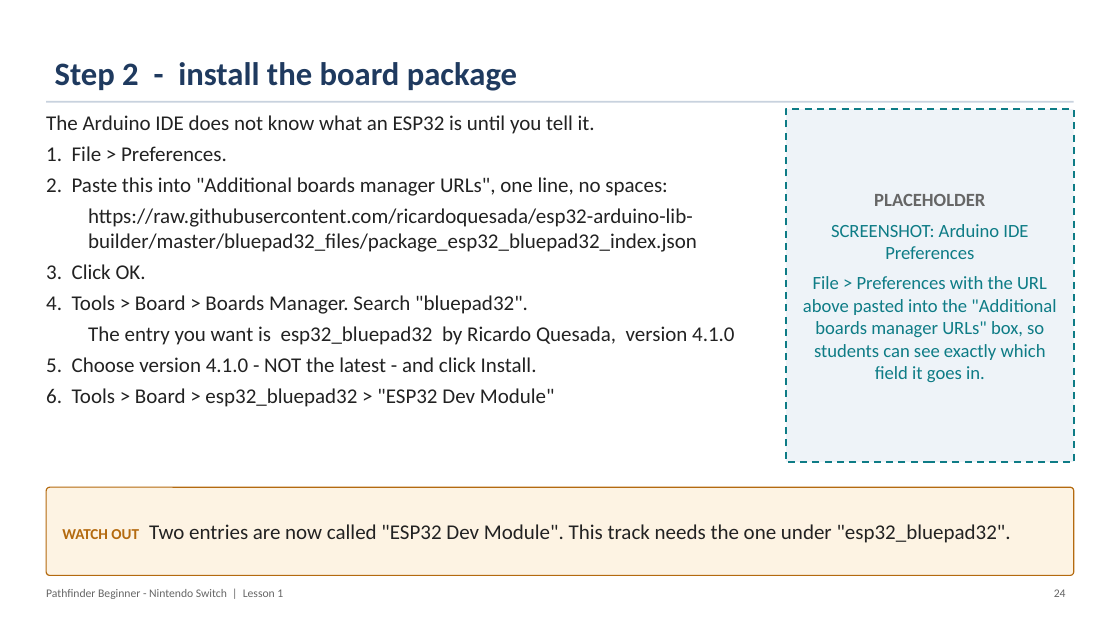
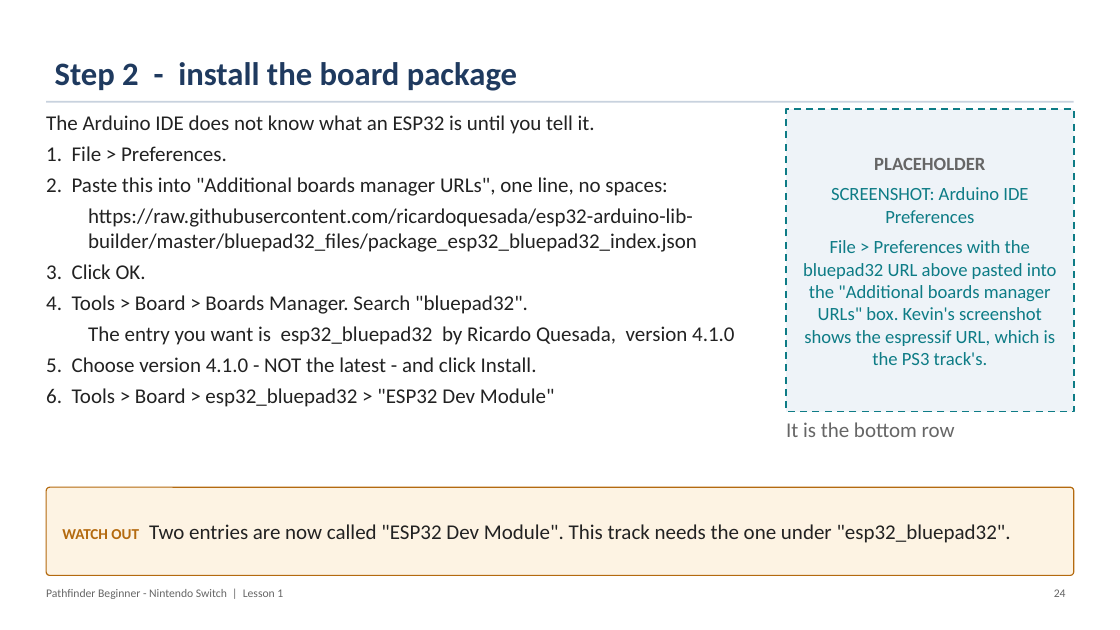
Before and after one commit to PorpoiseRobotics/porpoise-robotics, a slide deck: slide 24 of ground-vehicle/docs/courses/beginner-switch/l1_introduction.pptx. Drawn at 1120x630 pixels with LibreOffice and Linux fonts; fonts in the diff are those of the drawing. Boxes give left, top, right and bottom in pixels: in the first picture for what was removed or moved away, otherwise in the second. Text is boxed around its words. In the diff, an @@ line names an element or a change of style, - is before the commit and + after.

```diff
--- a/ground-vehicle/docs/courses/beginner-switch/l1_introduction.pptx
+++ b/ground-vehicle/docs/courses/beginner-switch/l1_introduction.pptx
@@ rectangle "PLACEHOLDER": place and size @@
-rectangle "PLACEHOLDER" at [786,109,1075,462]
+rectangle "PLACEHOLDER" at [786,109,1075,412]
@@ text in rectangle at [803,240,1057,365]: text changed @@
-File > Preferences with the URL above pasted into the "Additional boards manager URLs" box, so students can see exactly which field it goes in.
+File > Preferences with the bluepad32 URL above pasted into the "Additional boards manager URLs" box. Kevin's screenshot shows the espressif URL, which is the PS3 track's.
@@ text added at [786,422,955,437], 18 pt, text #666666 @@
+It is the bottom row
```
Also in this commit, not shown: 21 other files.
